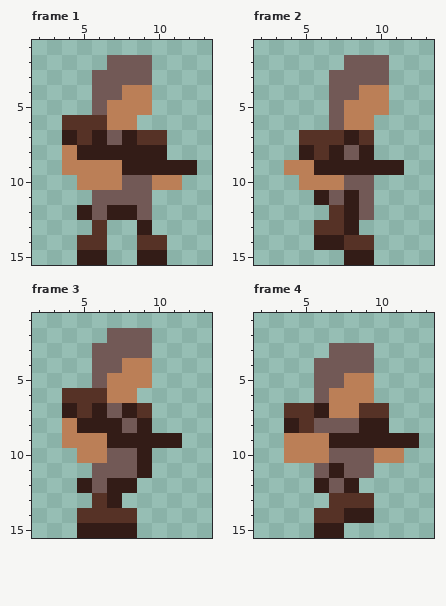
A pixel-art file gets an edit: MinotaurGame/Assets/Sprites/Knight/KnightGun.aseprite. Above, as it was before the edit.
16x16 pixels, 4 frames. Shown: frame 1: x 2..13, y 1..15; frame 2: x 2..13, y 1..15; frame 3: x 2..13, y 1..15; frame 4: x 2..13, y 1..15.
After:
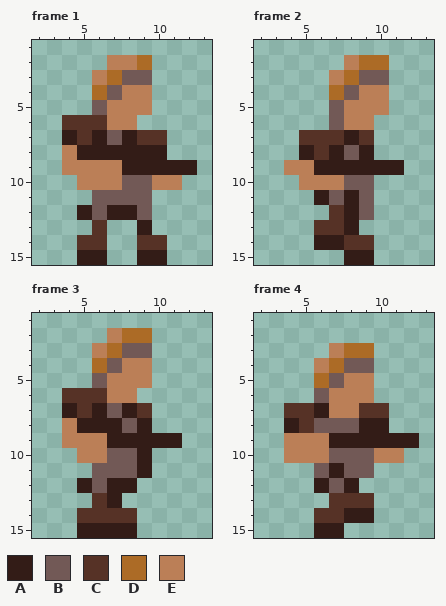
Palette (. is transparent): A #331c17  B #725956  C #563226  D #ac6b26  E #bb7f57
Change:
Frame 1, layer "Layer 1":
y 2: x 7..9 BBB -> EED
y 3: x 6..7 BB -> ED
y 4: x 6 B -> D
Frame 2, layer "Layer 1":
y 2: x 8..10 BBB -> EDD
y 3: x 7..8 BB -> ED
y 4: x 7 B -> D
Frame 3, layer "Layer 1":
y 2: x 7..9 BBB -> EDD
y 3: x 6..7 BB -> ED
y 4: x 6 B -> D
Frame 4, layer "Layer 1":
y 3: x 7..9 BBB -> EDD
y 4: x 6..7 BB -> ED
y 5: x 6 B -> D
Where, in picture pixels (left, top, right, bottom), the same in both pictures:
changed: (92, 55, 152, 100)
changed: (329, 55, 389, 100)
changed: (92, 328, 152, 373)
changed: (314, 343, 374, 388)
